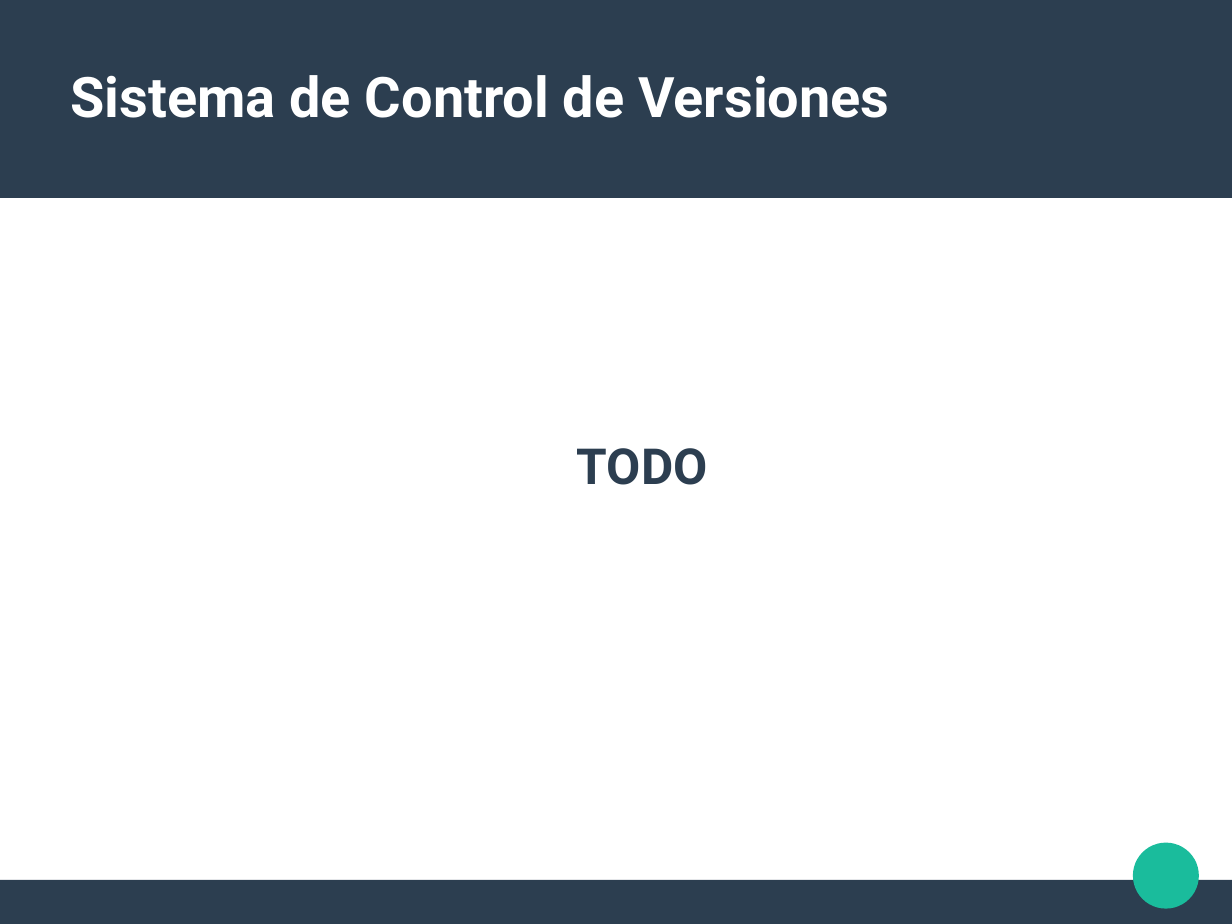
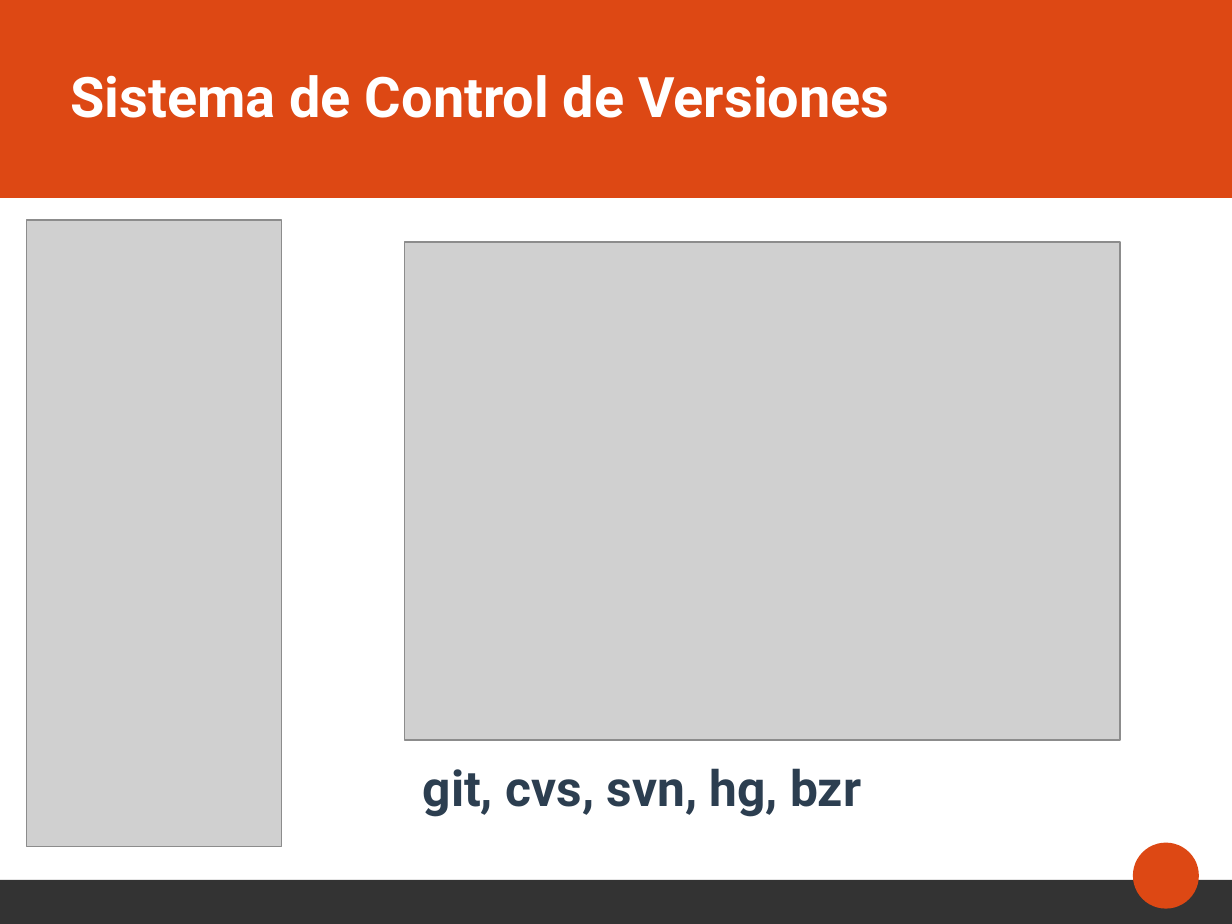
Before and after one commit to alabs/carchi_deploy, a slide deck: slide 21 of 9.Presentacion/presentacion.odp (slide 19 before the commit). Drawn at 1232x924 pixels with LibreOffice and Linux fonts; fonts in the diff are those of the drawing; grey boxes stand for pictures. Boxes give left, top, right and bottom in pixels: in the first picture for what was removed or moved away, otherwise in the second. Text is boxed around its words. In the diff, an @@ line names an element or a change of style, - is before the commit and + after.

```diff
--- a/9.Presentacion/presentacion.odp
+++ b/9.Presentacion/presentacion.odp
@@ rectangle at [0, 0, 1232, 198]: fill #2C3E50 to #DD4814 @@
@@ picture added at [27, 220, 282, 847] @@
@@ picture added at [405, 241, 1120, 740] @@
@@ text removed at [577, 448, 708, 485] @@
-TODO
@@ text added at [423, 768, 861, 817], 32 pt, text #2C3E50, bold @@
+git, cvs, svn, hg, bzr
@@ ellipse at [1134, 843, 1200, 909]: fill #1ABC9C to #DD4814 @@
@@ rectangle at [0, 880, 1232, 923]: fill #2C3E50 to #333333 @@
```
Also in this commit, not shown: 33 other slides changed, 2 slides added, 2 slides removed, 10 other files.
